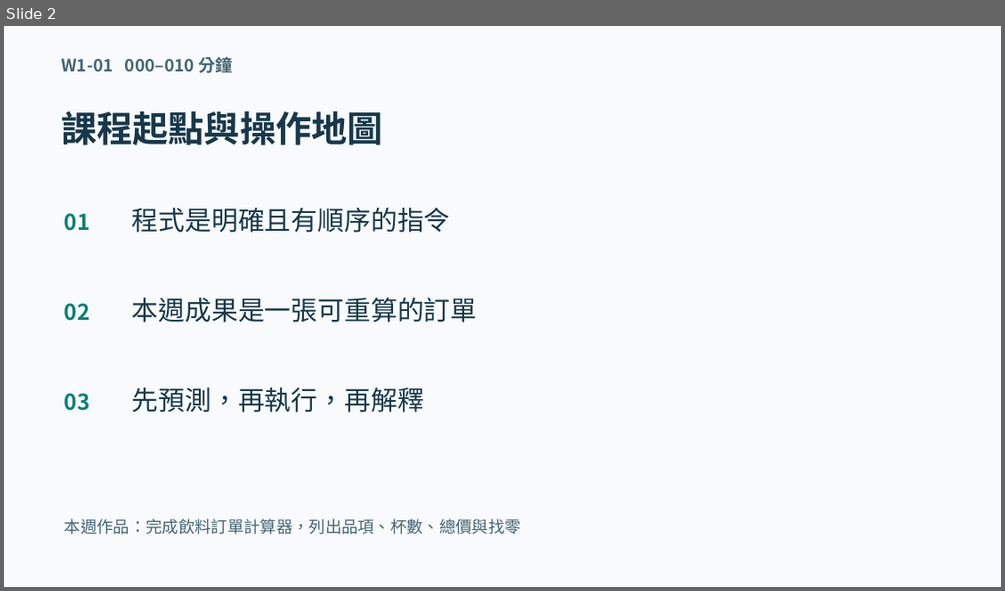
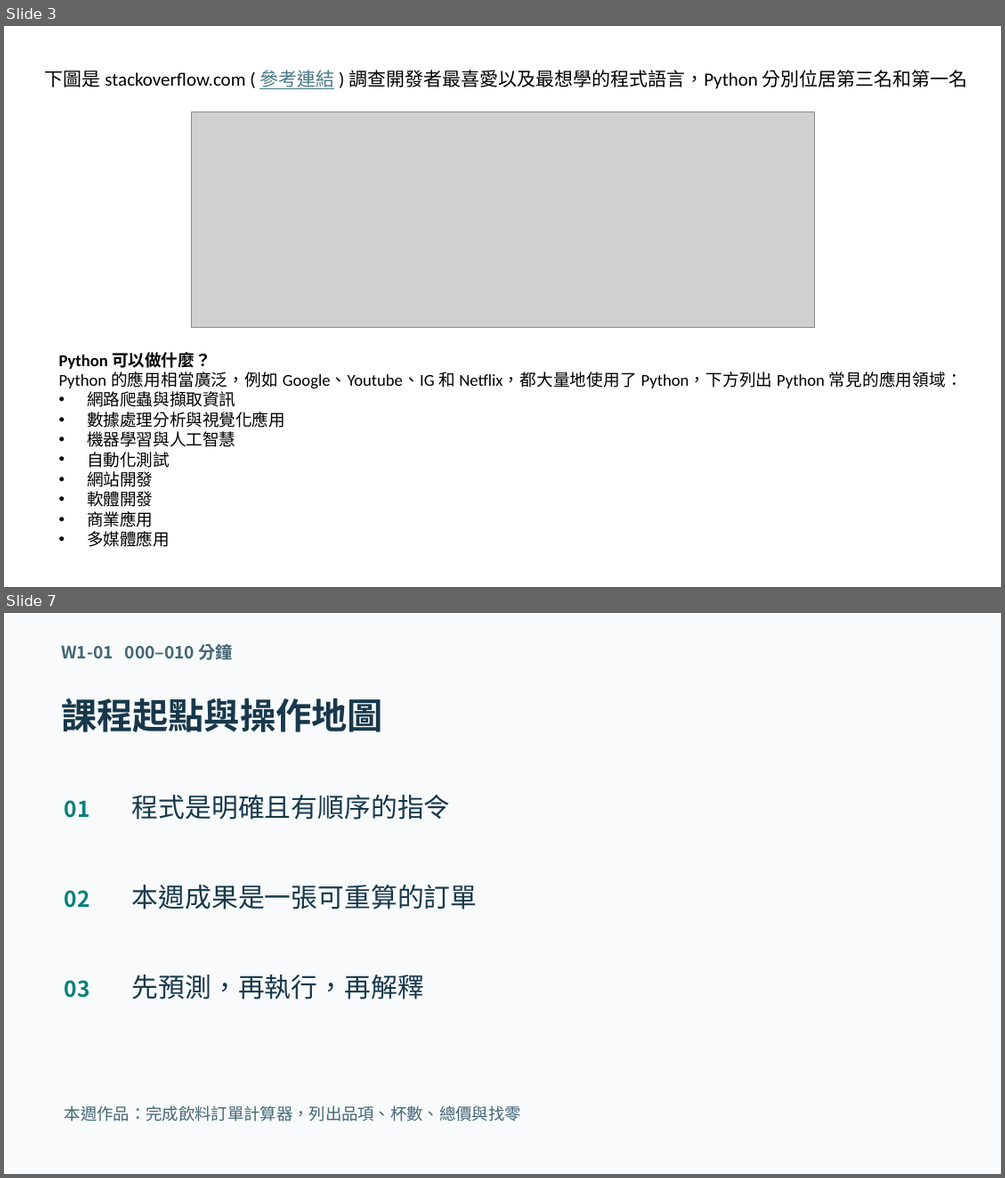
Before and after one commit to wangsungwen/Python-Artificial-Intelligence-Instruction, a slide deck: 五週Python人工智慧教學包/第1週/W01_教學簡報.pptx. Shown one above the other, each under a label of ours: slide 2 before the commit, slides 3 and 7 after it; the slides between them are not shown. The pictures are 1005x591 and 1005x1178 pixels, drawn with LibreOffice and Linux fonts; fonts in the diff are those of the drawing; grey boxes stand for pictures. Boxes give left, top, right and bottom in pixels: in the first picture for what was removed or moved away, otherwise in the second. Text is boxed around its words. In the diff, an @@ line names an element or a change of style, - is before the commit and + after.

```diff
--- a/五週Python人工智慧教學包/第1週/W01_教學簡報.pptx
+++ b/五週Python人工智慧教學包/第1週/W01_教學簡報.pptx
@@ slide 3 added at [4, 26, 1001, 587], background #FFFFFF @@
@@ text added at [45, 70, 968, 89], 18 pt, text #000000 @@
+下圖是 stackoverflow.com ( 參考連結 ) 調查開發者最喜愛以及最想學的程式語言，Python 分別位居第三名和第一名
@@ picture added at [191, 112, 814, 328] @@
@@ text added at [59, 352, 963, 547], 16 pt, text #000000 @@
+Python 可以做什麼？
+Python 的應用相當廣泛，例如 Google、Youtube、IG 和 Netflix，都大量地使用了 Python，下方列出 Python 常見的應用領域：
+• 網路爬蟲與擷取資訊
+• 數據處理分析與視覺化應用
+• 機器學習與人工智慧
+• 自動化測試
+• 網站開發
+• 軟體開發
+• 商業應用
+• 多媒體應用
@@ what was slide 2 is now slide 7 @@
```
Also in this commit, not shown: 5 other slides added, 1 slide removed.
